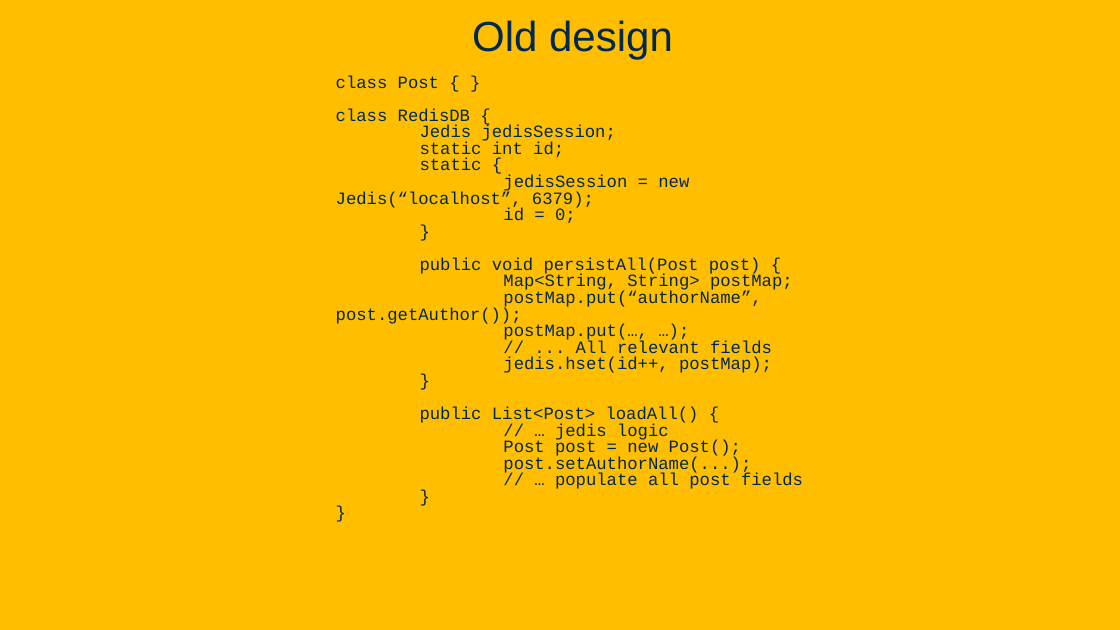
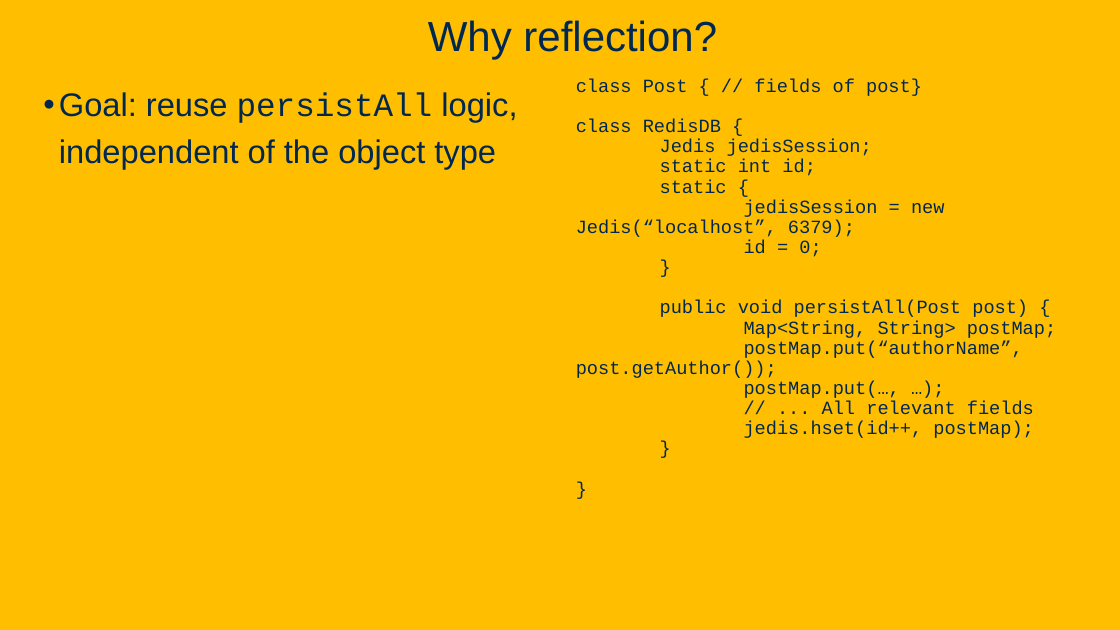
Before and after one commit to davsec-teaching/ECS160-Winter2025, a slide deck: slide 23 of slides/5_annotations_and_reflection.pptx (slide 18 before the commit). Drawn at 1120x630 pixels with LibreOffice and Linux fonts; fonts in the diff are those of the drawing; background and template pictures are left out. Boxes give left, top, right and bottom in pixels: in the first picture for what was removed or moved away, otherwise in the second. Text is boxed around its words. In the diff, an @@ line names an element or a change of style, - is before the commit and + after.

Commit message:
Updated reflection and annotations slides

```diff
--- a/slides/5_annotations_and_reflection.pptx
+++ b/slides/5_annotations_and_reflection.pptx
@@ title at bbox=[428, 20, 717, 59]: text changed @@
-Old design
+Why reflection?
@@ text at bbox=[576, 79, 1056, 438]: paragraph removed @@
-}
@@ text "class Post { // fields ...": place and size @@
-text "class Post { // fields ..." at bbox=[336, 76, 803, 489]
+text "class Post { // fields ..." at bbox=[576, 79, 1056, 438]
@@ text at bbox=[576, 79, 922, 96]: text changed; size 14.8 to 16 pt @@
-class Post { }
+class Post { // fields of post}
@@ text added at bbox=[59, 92, 517, 169], 28 pt, text #022850 @@
+• Goal: reuse persistAll logic, independent of the object type
@@ text at bbox=[576, 119, 1056, 438]: size 14.8 to 16 pt; line spacing 0.8 to 0.9 @@
@@ text at bbox=[420, 407, 803, 489]: paragraphs removed @@
-public List<Post> loadAll() {
-// … jedis logic
-Post post = new Post();
-post.setAuthorName(...);
-// … populate all post fields
```
Also in this commit, not shown: 7 other slides changed, 15 slides added, 4 slides removed.
